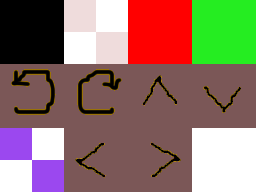
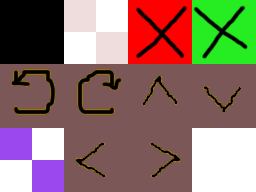
Before/after of a 256 x 192 layered artwork. What changed in the layer stack:
painted on "Layer 0" over [135, 5, 248, 60]
